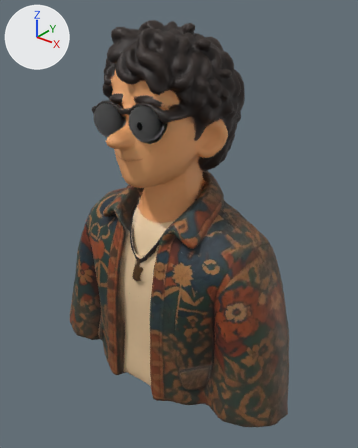
An edit to the glTF model resume/models/me.glb, drawn before and after from the same camera.
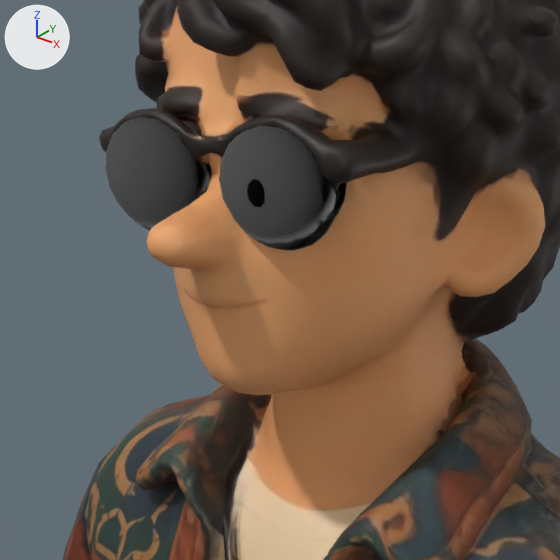
There are two pictures of each version: one whole from a 50 mm lens placed at (1.596, -1.901, 1.16), pointed at (0.056, 0.024, -0.033), one close up on the part from 17% to 65% of the width and 15% to 53% of the height. The lights are fixed; the arrows at upper left show +X, +Y and +Z. The last two pictures show the newer version.

Objects in the first close-up: 'Mesh_0', 'plateL', 'plateR' and 3 more.
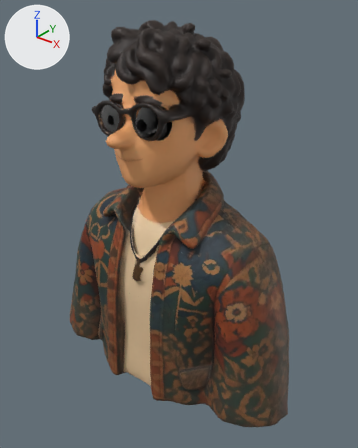
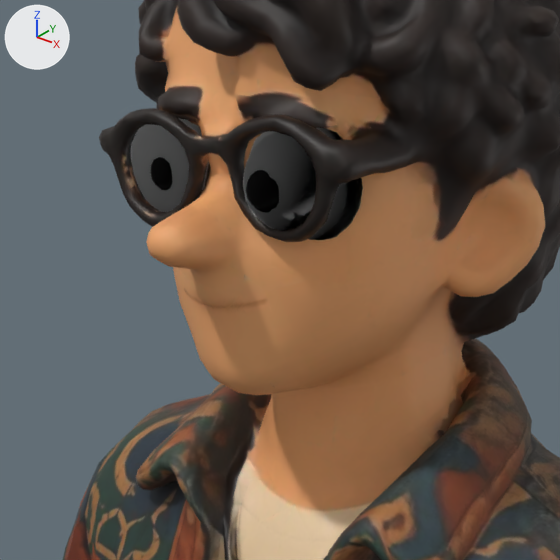
Commit message: resume: 眼睛 v6.1 — plate 后退到球后（plate.z 0.27→0.22），不再遮挡眼球/瞳孔

The change in detail:
Object 'plateL' (ob_platel) moves from (-0.131, -0.27, 0.57) to (-0.131, -0.22, 0.57).
Object 'plateR' (ob_plater) moves from (0.103, -0.27, 0.59) to (0.103, -0.22, 0.59).

Pixel boxes [x1, y1, x2, y2] of what changed, in the close-ups (560 x 560 px):
'plateR', moved
    before: [219, 126, 339, 251]
    after: [249, 128, 363, 240]
'plateL', moved
    before: [105, 117, 211, 231]
    after: [131, 118, 209, 212]
'eye2', unchanged, uncovered by the edit
    before: [336, 183, 347, 216]
    after: [243, 132, 316, 231]
